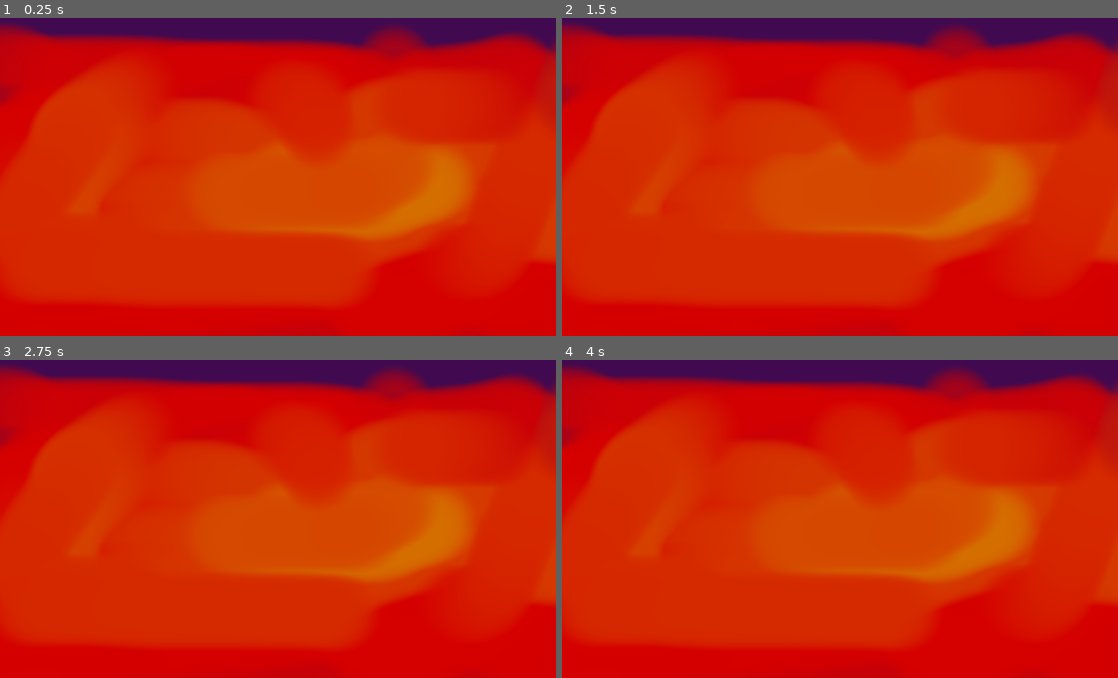
Above: before the commit, frames 1-4 (two rows, left to right).
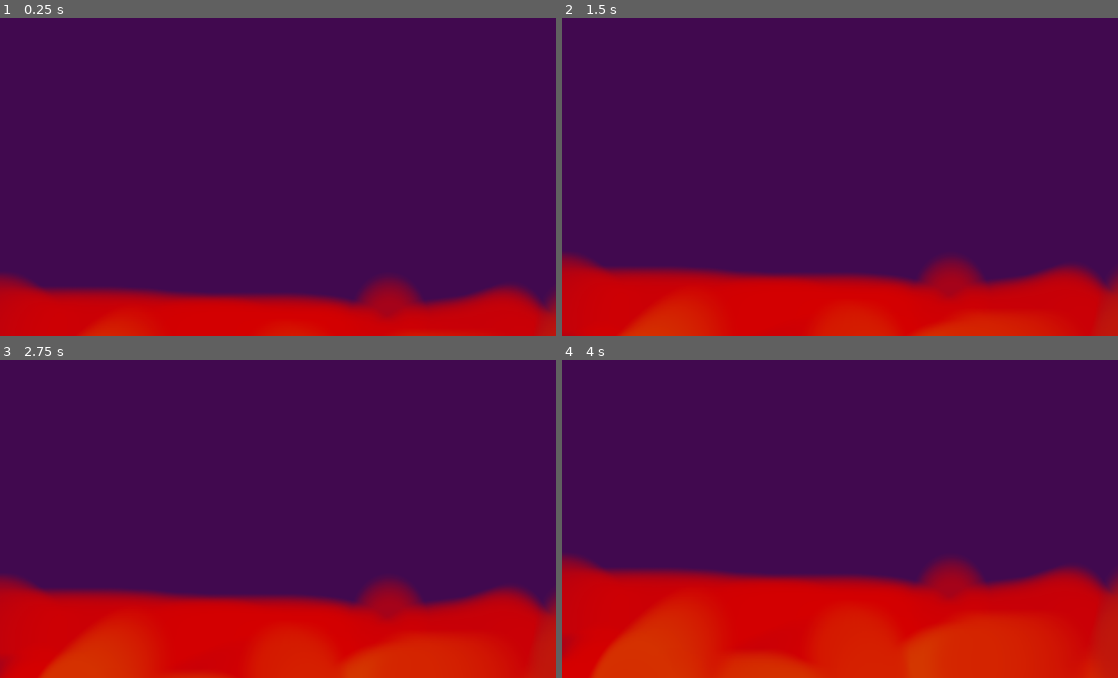
Above: after the commit, the same moments.

Repository: Schmo103/Project-Archimedes-Github-Game-Off-2022-
Game: Godot game, scene res://world.tscn
The game is run twice, just before and just after one commit, with the same random seed, the same clock (stepped at 60 frames per second) and the same inputs. The project has no main scene, so this scene is started directly.
Inputs:
- Up to frame 1 (0.25 s): no input
- Up to frame 2 (1.5 s): no input
- Up to frame 3 (2.75 s): no input
- Up to frame 4 (4 s): no input

The runs differ from the first frame. In frame 1, 85% of the frame differs, in the area x 0-100%, y 1-100%; in frame 2, 84%; in frame 3, 84%; in frame 4, 84%.

Commit message:
added rising lava

Diff:
--- /dev/null
+++ b/Archimedes/lava.gd
@@ -0,0 +1,9 @@
+extends Sprite
+var MAX_HEIGHT = 0
+onready var HEIGHT = position.y - 300
+var speed = .5
+
+func _process(_delta):
+	if HEIGHT > MAX_HEIGHT:
+		position.y -= speed
+		HEIGHT = position.y - 300
--- a/Archimedes/world.tscn
+++ b/Archimedes/world.tscn
@@ -1,6 +1,7 @@
-[gd_scene load_steps=2 format=2]
+[gd_scene load_steps=3 format=2]
 
 [ext_resource path="res://art/lava.png" type="Texture" id=1]
+[ext_resource path="res://lava.gd" type="Script" id=2]
 
 [node name="World" type="Node2D"]
 
@@ -12,5 +13,7 @@
 color = Color( 0.258824, 0.0392157, 0.313726, 1 )
 
 [node name="Lava" type="Sprite" parent="."]
-position = Vector2( 506, 305 )
+position = Vector2( 496, 861 )
+scale = Vector2( 1, 1.31 )
 texture = ExtResource( 1 )
+script = ExtResource( 2 )
